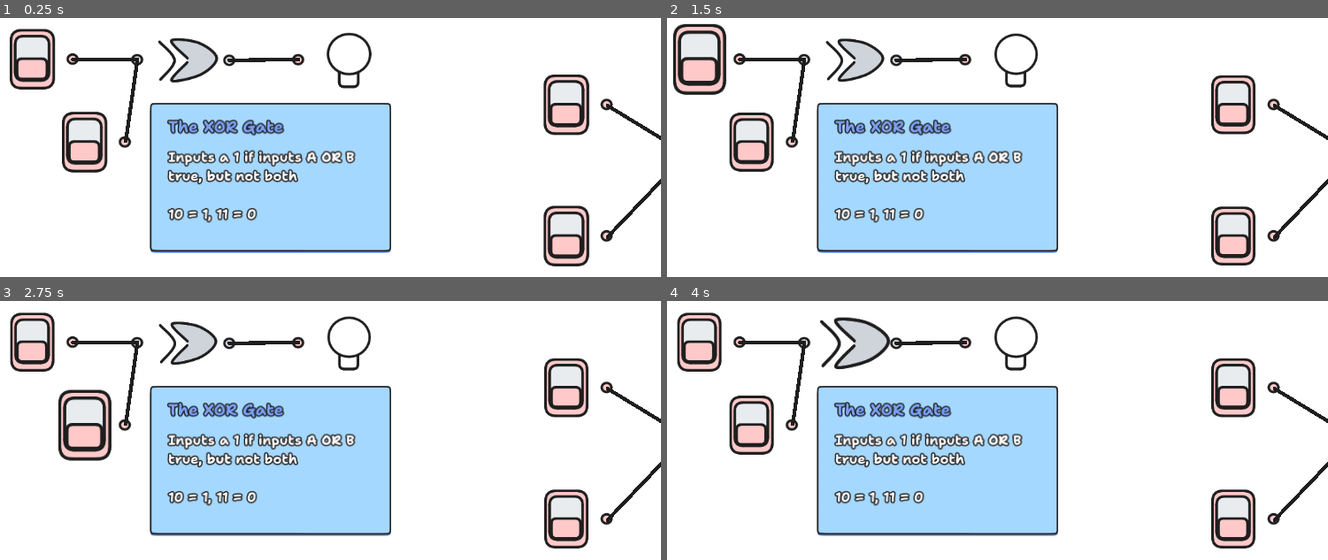
Above: before the commit, frames 1-4 (two rows, left to right).
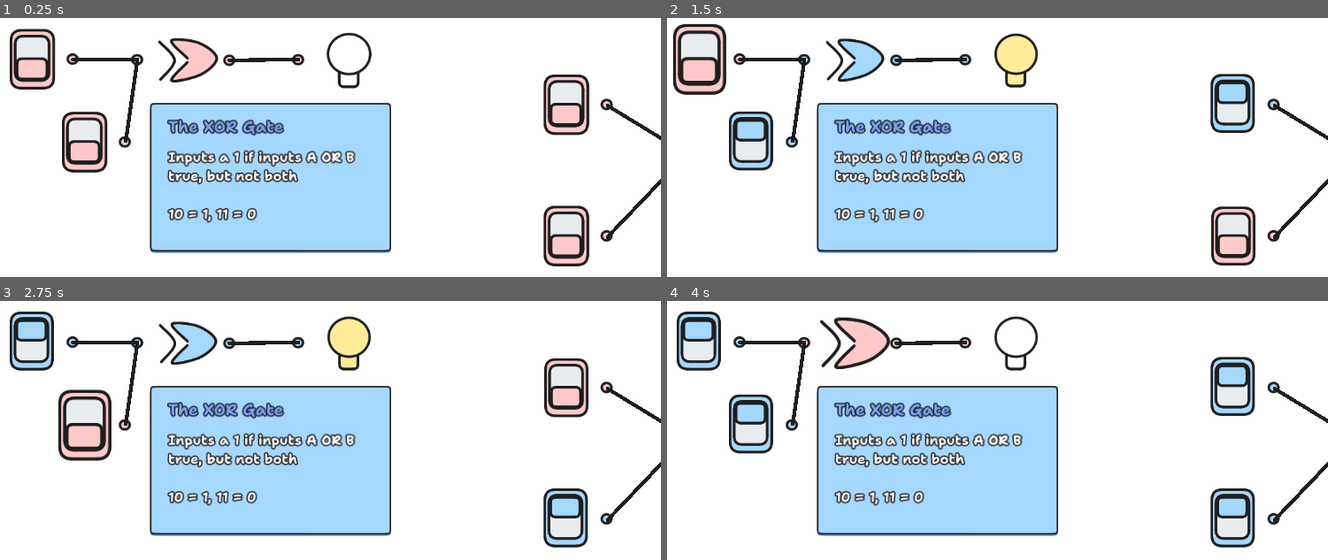
Above: after the commit, the same moments.

Repository: sininen-blue/logic-gate-tesseract
Game: Godot game, scene res://ui/TutorialDemos/xor_not_demo.tscn
The game is run twice, just before and just after one commit, with the same random seed, the same clock (stepped at 60 frames per second) and the same inputs. This scene is started directly instead of the project's main scene.
Inputs (mouse positions are in pixels of both pictures, inside the frame that each line leads up to):
- Up to frame 1 (0.25 s): no input
- Up to frame 2 (1.5 s): move the mouse to (693, 59) at 0.52 s; press the mouse at (693, 59) at 0.53 s; move the mouse to (700, 59) at 1.27 s; release the mouse at (700, 59) at 1.28 s; tap Mouse wheel down (mouse_whee_down) at 1.35 s
- Up to frame 3 (2.75 s): tap Enter at 2 s; move the mouse to (72, 425) at 2.02 s; hold Mouse wheel up (mouse_wheel_up) from 2.03 s (still down)
- Up to frame 4 (4 s): tap Space at 2.75 s; move the mouse to (752, 425) at 2.77 s; release Mouse wheel up (mouse_wheel_up) at 2.78 s; right-click (752, 425) at 2.85 s; move the mouse to (845, 342) at 3.52 s; press the mouse at (845, 342) at 3.53 s

The runs differ from the first frame. In frame 1, 0.6% of the frame differs, in the area x 20-36%, y 8-24%; in frame 2, 3.9%; in frame 3, 3.9%; in frame 4, 5.9%, in the area x 1-93%, y 4-96%.

Commit message:
updated levels and added demo

Diff:
--- a/ui/TutorialDemos/xor_not_demo.tscn
+++ b/ui/TutorialDemos/xor_not_demo.tscn
@@ -1,10 +1,315 @@
-[gd_scene load_steps=4 format=3 uid="uid://ca2pkcnfbueuj"]
-
+[gd_scene load_steps=8 format=3 uid="uid://ca2pkcnfbueuj"]
+
+[ext_resource type="Script" path="res://ui/TutorialDemos/and_or_demo.gd" id="1_tx3ht"]
 [ext_resource type="PackedScene" uid="uid://psym6w7moids" path="res://simulation/gate.tscn" id="2_eoqfh"]
 [ext_resource type="Theme" uid="uid://c037ts28mkfoy" path="res://ui/themes/Bold.tres" id="3_4v1ai"]
 [ext_resource type="Theme" uid="uid://dh7cgp4wswxi3" path="res://ui/themes/lessBold.tres" id="4_1xlqb"]
 
+[sub_resource type="Animation" id="Animation_0ayd1"]
+resource_name = "demo"
+length = 4.0
+loop_mode = 1
+step = 1.0
+tracks/0/type = "value"
+tracks/0/imported = false
+tracks/0/enabled = true
+tracks/0/path = NodePath("XorGate/Input:value")
+tracks/0/interp = 1
+tracks/0/loop_wrap = true
+tracks/0/keys = {
+"times": PackedFloat32Array(0, 1, 2, 3),
+"transitions": PackedFloat32Array(1, 1, 1, 1),
+"update": 1,
+"values": [0, 0, 1, 1]
+}
+tracks/1/type = "value"
+tracks/1/imported = false
+tracks/1/enabled = true
+tracks/1/path = NodePath("XorGate/Input2:value")
+tracks/1/interp = 1
+tracks/1/loop_wrap = true
+tracks/1/keys = {
+"times": PackedFloat32Array(0, 1, 2, 3),
+"transitions": PackedFloat32Array(1, 1, 1, 1),
+"update": 1,
+"values": [0, 1, 0, 1]
+}
+tracks/2/type = "value"
+tracks/2/imported = false
+tracks/2/enabled = true
+tracks/2/path = NodePath("XorGate/Not:value")
+tracks/2/interp = 1
+tracks/2/loop_wrap = true
+tracks/2/keys = {
+"times": PackedFloat32Array(0, 1, 2, 3),
+"transitions": PackedFloat32Array(1, 1, 1, 1),
+"update": 1,
+"values": [0, 1, 1, 0]
+}
+tracks/3/type = "value"
+tracks/3/imported = false
+tracks/3/enabled = true
+tracks/3/path = NodePath("XorGate/Output:value")
+tracks/3/interp = 1
+tracks/3/loop_wrap = true
+tracks/3/keys = {
+"times": PackedFloat32Array(0, 1, 2, 3),
+"transitions": PackedFloat32Array(1, 1, 1, 1),
+"update": 1,
+"values": [0, 1, 1, 0]
+}
+tracks/4/type = "value"
+tracks/4/imported = false
+tracks/4/enabled = true
+tracks/4/path = NodePath("NandGate/Input:value")
+tracks/4/interp = 1
+tracks/4/loop_wrap = true
+tracks/4/keys = {
+"times": PackedFloat32Array(0, 1, 2, 3),
+"transitions": PackedFloat32Array(1, 1, 1, 1),
+"update": 1,
+"values": [0, 0, 1, 1]
+}
+tracks/5/type = "value"
+tracks/5/imported = false
+tracks/5/enabled = true
+tracks/5/path = NodePath("NandGate/Input2:value")
+tracks/5/interp = 1
+tracks/5/loop_wrap = true
+tracks/5/keys = {
+"times": PackedFloat32Array(0.00999999, 1, 2.01, 3),
+"transitions": PackedFloat32Array(1, 1, 1, 1),
+"update": 1,
+"values": [0, 1, 0, 1]
+}
+tracks/6/type = "value"
+tracks/6/imported = false
+tracks/6/enabled = true
+tracks/6/path = NodePath("NandGate/And:value")
+tracks/6/interp = 1
+tracks/6/loop_wrap = true
+tracks/6/keys = {
+"times": PackedFloat32Array(0, 1, 2, 3),
+"transitions": PackedFloat32Array(1, 1, 1, 1),
+"update": 1,
+"values": [1, 1, 1, 0]
+}
+tracks/7/type = "value"
+tracks/7/imported = false
+tracks/7/enabled = true
+tracks/7/path = NodePath("NandGate/Output:value")
+tracks/7/interp = 1
+tracks/7/loop_wrap = true
+tracks/7/keys = {
+"times": PackedFloat32Array(0, 1, 2, 3),
+"transitions": PackedFloat32Array(1, 1, 1, 1),
+"update": 1,
+"values": [1, 1, 1, 0]
+}
+tracks/8/type = "value"
+tracks/8/imported = false
+tracks/8/enabled = true
+tracks/8/path = NodePath("NorGate/Input2:value")
+tracks/8/interp = 1
+tracks/8/loop_wrap = true
+tracks/8/keys = {
+"times": PackedFloat32Array(0, 1, 2, 3),
+"transitions": PackedFloat32Array(1, 1, 1, 1),
+"update": 1,
+"values": [0, 0, 1, 1]
+}
+tracks/9/type = "value"
+tracks/9/imported = false
+tracks/9/enabled = true
+tracks/9/path = NodePath("NorGate/Input:value")
+tracks/9/interp = 1
+tracks/9/loop_wrap = true
+tracks/9/keys = {
+"times": PackedFloat32Array(0, 1, 2, 3),
+"transitions": PackedFloat32Array(1, 1, 1, 1),
+"update": 1,
+"values": [0, 1, 0, 1]
+}
+tracks/10/type = "value"
+tracks/10/imported = false
+tracks/10/enabled = true
+tracks/10/path = NodePath("NorGate/Or:value")
+tracks/10/interp = 1
+tracks/10/loop_wrap = true
+tracks/10/keys = {
+"times": PackedFloat32Array(0, 1, 2, 3),
+"transitions": PackedFloat32Array(1, 1, 1, 1),
+"update": 1,
+"values": [1, 0, 0, 0]
+}
+tracks/11/type = "value"
+tracks/11/imported = false
+tracks/11/enabled = true
+tracks/11/path = NodePath("NorGate/Output:value")
+tracks/11/interp = 1
+tracks/11/loop_wrap = true
+tracks/11/keys = {
+"times": PackedFloat32Array(0, 1, 2, 3),
+"transitions": PackedFloat32Array(1, 1, 1, 1),
+"update": 1,
+"values": [1, 0, 0, 0]
+}
+
+[sub_resource type="Animation" id="Animation_1t45i"]
+length = 0.001
+tracks/0/type = "value"
+tracks/0/imported = false
+tracks/0/enabled = true
+tracks/0/path = NodePath("XorGate/Input:value")
+tracks/0/interp = 1
+tracks/0/loop_wrap = true
+tracks/0/keys = {
+"times": PackedFloat32Array(0),
+"transitions": PackedFloat32Array(1),
+"update": 1,
+"values": [2]
+}
+tracks/1/type = "value"
+tracks/1/imported = false
+tracks/1/enabled = true
+tracks/1/path = NodePath("XorGate/Input2:value")
+tracks/1/interp = 1
+tracks/1/loop_wrap = true
+tracks/1/keys = {
+"times": PackedFloat32Array(0),
+"transitions": PackedFloat32Array(1),
+"update": 1,
+"values": [2]
+}
+tracks/2/type = "value"
+tracks/2/imported = false
+tracks/2/enabled = true
+tracks/2/path = NodePath("XorGate/Not:value")
+tracks/2/interp = 1
+tracks/2/loop_wrap = true
+tracks/2/keys = {
+"times": PackedFloat32Array(0),
+"transitions": PackedFloat32Array(1),
+"update": 1,
+"values": [2]
+}
+tracks/3/type = "value"
+tracks/3/imported = false
+tracks/3/enabled = true
+tracks/3/path = NodePath("XorGate/Output:value")
+tracks/3/interp = 1
+tracks/3/loop_wrap = true
+tracks/3/keys = {
+"times": PackedFloat32Array(0),
+"transitions": PackedFloat32Array(1),
+"update": 1,
+"values": [2]
+}
+tracks/4/type = "value"
+tracks/4/imported = false
+tracks/4/enabled = true
+tracks/4/path = NodePath("NandGate/Input:value")
+tracks/4/interp = 1
+tracks/4/loop_wrap = true
+tracks/4/keys = {
+"times": PackedFloat32Array(0),
+"transitions": PackedFloat32Array(1),
+"update": 1,
+"values": [2]
+}
+tracks/5/type = "value"
+tracks/5/imported = false
+tracks/5/enabled = true
+tracks/5/path = NodePath("NandGate/Input2:value")
+tracks/5/interp = 1
+tracks/5/loop_wrap = true
+tracks/5/keys = {
+"times": PackedFloat32Array(0),
+"transitions": PackedFloat32Array(1),
+"update": 1,
+"values": [2]
+}
+tracks/6/type = "value"
+tracks/6/imported = false
+tracks/6/enabled = true
+tracks/6/path = NodePath("NandGate/And:value")
+tracks/6/interp = 1
+tracks/6/loop_wrap = true
+tracks/6/keys = {
+"times": PackedFloat32Array(0),
+"transitions": PackedFloat32Array(1),
+"update": 1,
+"values": [2]
+}
+tracks/7/type = "value"
+tracks/7/imported = false
+tracks/7/enabled = true
+tracks/7/path = NodePath("NandGate/Output:value")
+tracks/7/interp = 1
+tracks/7/loop_wrap = true
+tracks/7/keys = {
+"times": PackedFloat32Array(0),
+"transitions": PackedFloat32Array(1),
+"update": 1,
+"values": [2]
+}
+tracks/8/type = "value"
+tracks/8/imported = false
+tracks/8/enabled = true
+tracks/8/path = NodePath("NorGate/Input2:value")
+tracks/8/interp = 1
+tracks/8/loop_wrap = true
+tracks/8/keys = {
+"times": PackedFloat32Array(0),
+"transitions": PackedFloat32Array(1),
+"update": 1,
+"values": [2]
+}
+tracks/9/type = "value"
+tracks/9/imported = false
+tracks/9/enabled = true
+tracks/9/path = NodePath("NorGate/Input:value")
+tracks/9/interp = 1
+tracks/9/loop_wrap = true
+tracks/9/keys = {
+"times": PackedFloat32Array(0),
+"transitions": PackedFloat32Array(1),
+"update": 1,
+"values": [2]
+}
+tracks/10/type = "value"
+tracks/10/imported = false
+tracks/10/enabled = true
+tracks/10/path = NodePath("NorGate/Or:value")
+tracks/10/interp = 1
+tracks/10/loop_wrap = true
+tracks/10/keys = {
+"times": PackedFloat32Array(0),
+"transitions": PackedFloat32Array(1),
+"update": 1,
+"values": [2]
+}
+tracks/11/type = "value"
+tracks/11/imported = false
+tracks/11/enabled = true
+tracks/11/path = NodePath("NorGate/Output:value")
+tracks/11/interp = 1
+tracks/11/loop_wrap = true
+tracks/11/keys = {
+"times": PackedFloat32Array(0),
+"transitions": PackedFloat32Array(1),
+"update": 1,
+"values": [2]
+}
+
+[sub_resource type="AnimationLibrary" id="AnimationLibrary_0ojcp"]
+_data = {
+"RESET": SubResource("Animation_1t45i"),
+"demo": SubResource("Animation_0ayd1")
+}
+
 [node name="XorNotDemo" type="Node2D"]
+script = ExtResource("1_tx3ht")
 
 [node name="XorGate" type="Node2D" parent="."]
 position = Vector2(184, 113)
@@ -197,10 +502,10 @@
 end_cap_mode = 2
 
 [node name="OrGatePanel" type="Panel" parent="NorGate"]
-offset_left = 342.0
-offset_top = 228.0
-offset_right = 735.0
-offset_bottom = 528.0
+offset_left = 356.0
+offset_top = 230.0
+offset_right = 749.0
+offset_bottom = 530.0
 metadata/_edit_use_anchors_ = true
 
 [node name="Label" type="Label" parent="NorGate/OrGatePanel"]
@@ -229,3 +534,6 @@
 metadata/_edit_use_anchors_ = true
 
 [node name="DemoPlayer" type="AnimationPlayer" parent="."]
+libraries = {
+"": SubResource("AnimationLibrary_0ojcp")
+}
Renamed: levels/and_or_gates.json -> levels/1-and_or_gates.json
Renamed: levels/and_or_gates/01-and.json -> levels/1-and_or_gates/01-and.json
Renamed: levels/and_or_gates/02-or.json -> levels/1-and_or_gates/02-or.json
Renamed: levels/and_or_gates/03-not.json -> levels/1-and_or_gates/03-not.json
Renamed: levels/and_or_gates/04-or.json -> levels/1-and_or_gates/04-or.json
Renamed: levels/and_or_gates/05-and.json -> levels/1-and_or_gates/05-and.json
Renamed: levels/and_or_gates/06-and.json -> levels/1-and_or_gates/06-and.json
Renamed: levels/and_or_gates/07-or.json -> levels/1-and_or_gates/07-or.json
Renamed: levels/and_or_gates/08-andor.json -> levels/1-and_or_gates/08-andor.json
Renamed: levels/xor_not_gates.json -> levels/2-xor_not_gates.json
Renamed: levels/xor_not_gates/01-xor.json -> levels/2-xor_not_gates/01-xor.json
Renamed: levels/xor_not_gates/02-nand.json -> levels/2-xor_not_gates/02-nand.json
(and 5 more such lines)
